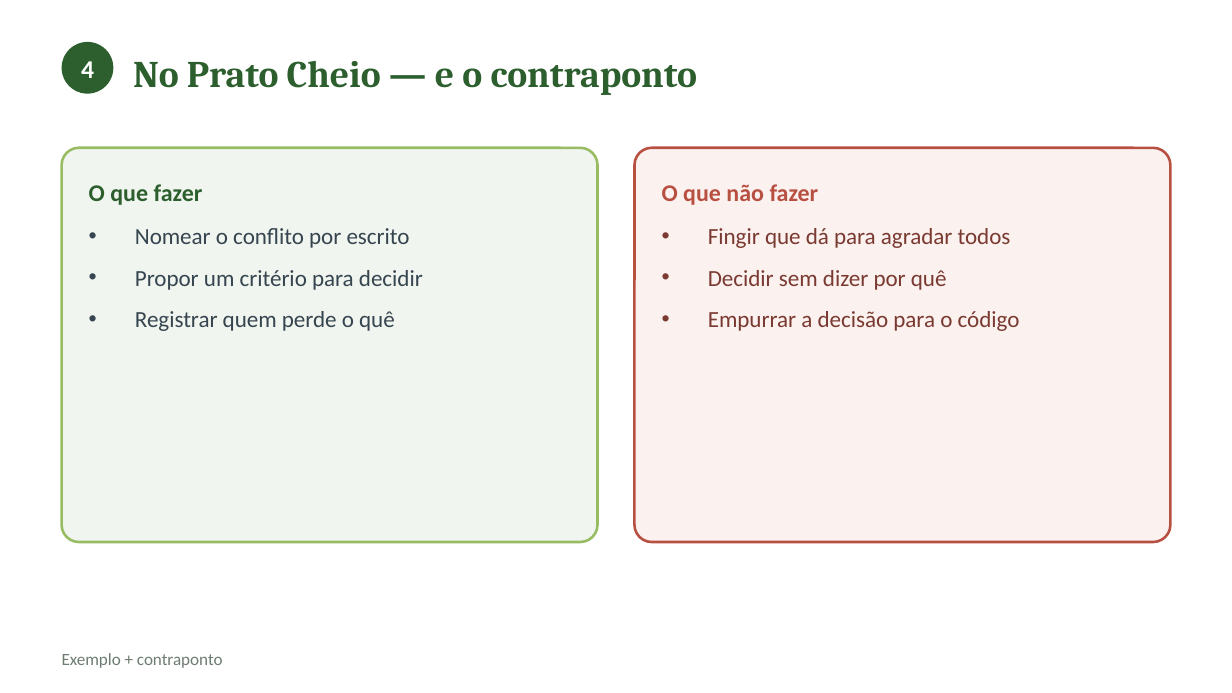
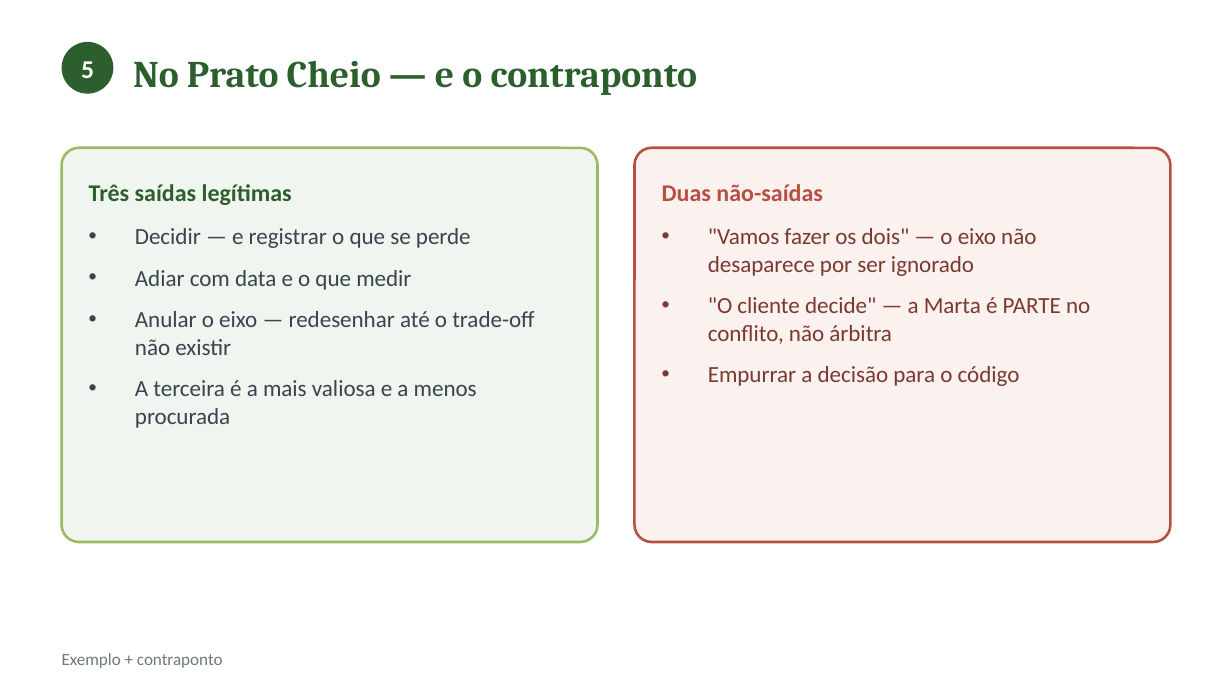
Before and after one commit to CatolicaSC-EngSoft/g1126-analise-projeto-desenvolvimento-agil-alunos, a slide deck: slide 18 of slides/aula-02-stakeholders-objetivos-conflitos.pptx (slide 12 before the commit). Drawn at 1232x693 pixels with LibreOffice and Linux fonts; fonts in the diff are those of the drawing. Boxes give left, top, right and bottom in pixels: in the first picture for what was removed or moved away, otherwise in the second. Text is boxed around its words. In the diff, an @@ line names an element or a change of style, - is before the commit and + after.

```diff
--- a/slides/aula-02-stakeholders-objetivos-conflitos.pptx
+++ b/slides/aula-02-stakeholders-objetivos-conflitos.pptx
@@ text at bbox=[81, 61, 94, 78]: text changed @@
-4
+5
@@ text at bbox=[89, 184, 292, 205]: text changed @@
-O que fazer
+Três saídas legítimas
@@ text at bbox=[662, 184, 822, 201]: text changed @@
-O que não fazer
+Duas não-saídas
@@ text at bbox=[135, 228, 534, 428]: text changed @@
-• Nomear o conflito por escrito
-• Propor um critério para decidir
-• Registrar quem perde o quê
+• Decidir — e registrar o que se perde
+• Adiar com data e o que medir
+• Anular o eixo — redesenhar até o trade-off não existir
+• A terceira é a mais valiosa e a menos procurada
@@ text at bbox=[708, 228, 1090, 344]: text changed @@
-• Fingir que dá para agradar todos
-• Decidir sem dizer por quê
+• "Vamos fazer os dois" — o eixo não desaparece por ser ignorado
+• "O cliente decide" — a Marta é PARTE no conflito, não árbitra
```
Also in this commit, not shown: 10 other slides changed, 8 slides added, 1 slide removed, 3 other files.
